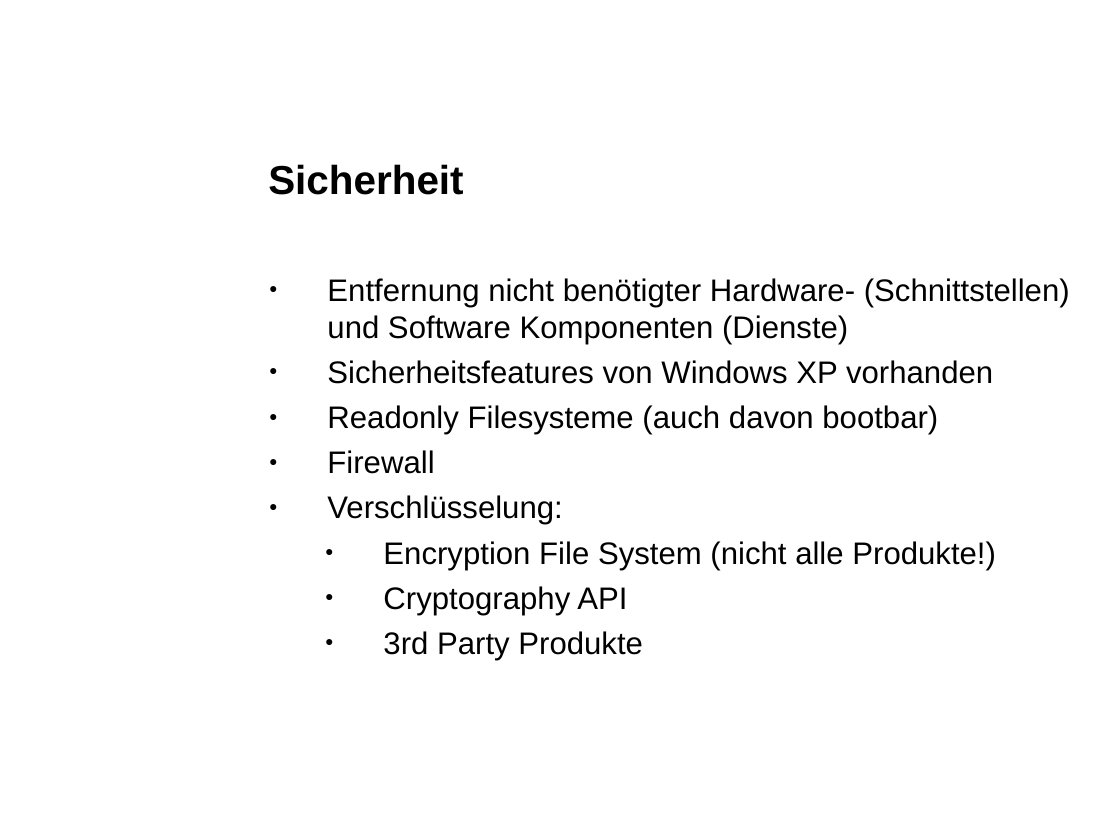
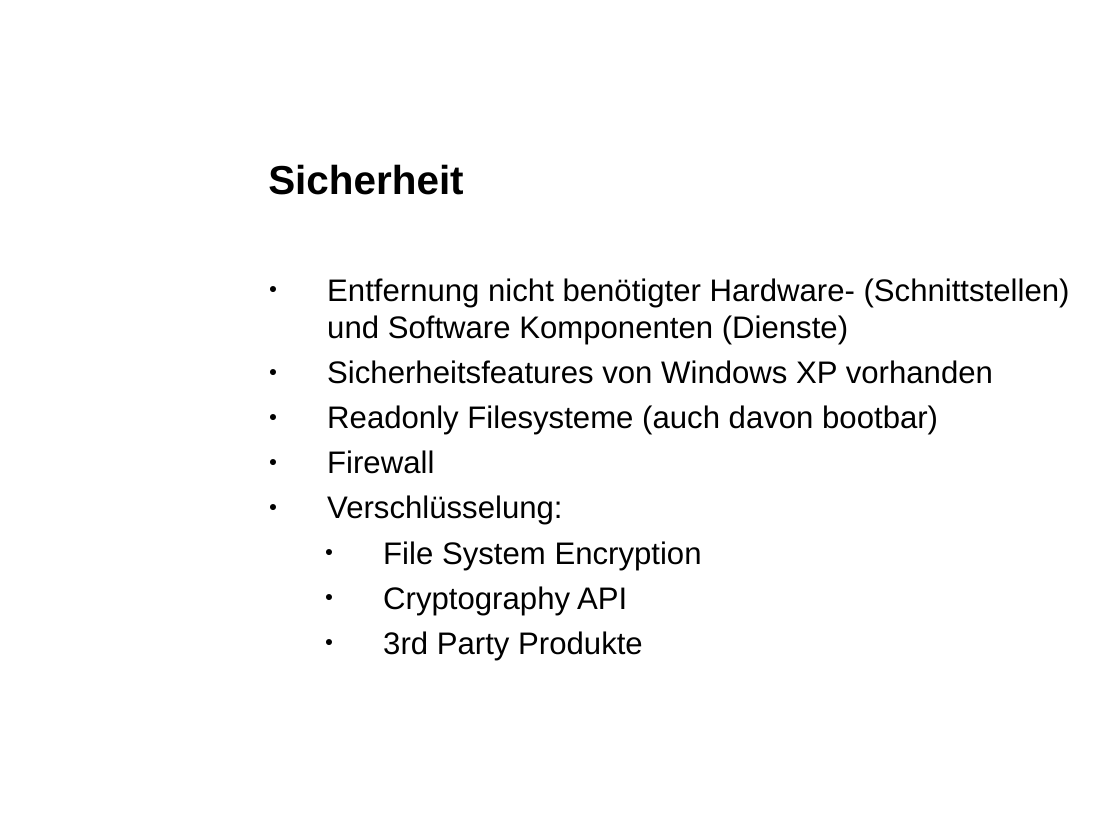
Before and after one commit to eojthejudge/softwaredesigndocs, a slide deck: slide 12 of Portieren/Marktuebersicht_Windows_Embedded.ppt. Drawn at 1120x840 pixels with LibreOffice and Linux fonts; fonts in the diff are those of the drawing; background and template pictures are left out. Boxes give left, top, right and bottom in pixels: in the first picture for what was removed or moved away, otherwise in the second. Text is boxed around its words. In the diff, an @@ line names an element or a change of style, - is before the commit and + after.

Commit message:
Some little changes.

```diff
--- a/Portieren/Marktuebersicht_Windows_Embedded.ppt
+++ b/Portieren/Marktuebersicht_Windows_Embedded.ppt
@@ text at [383, 541, 702, 570]: text changed @@
-  ● Encryption File System (nicht alle Produkte!)
+  ● File System Encryption
```
Also in this commit, not shown: 12 other slides changed.
